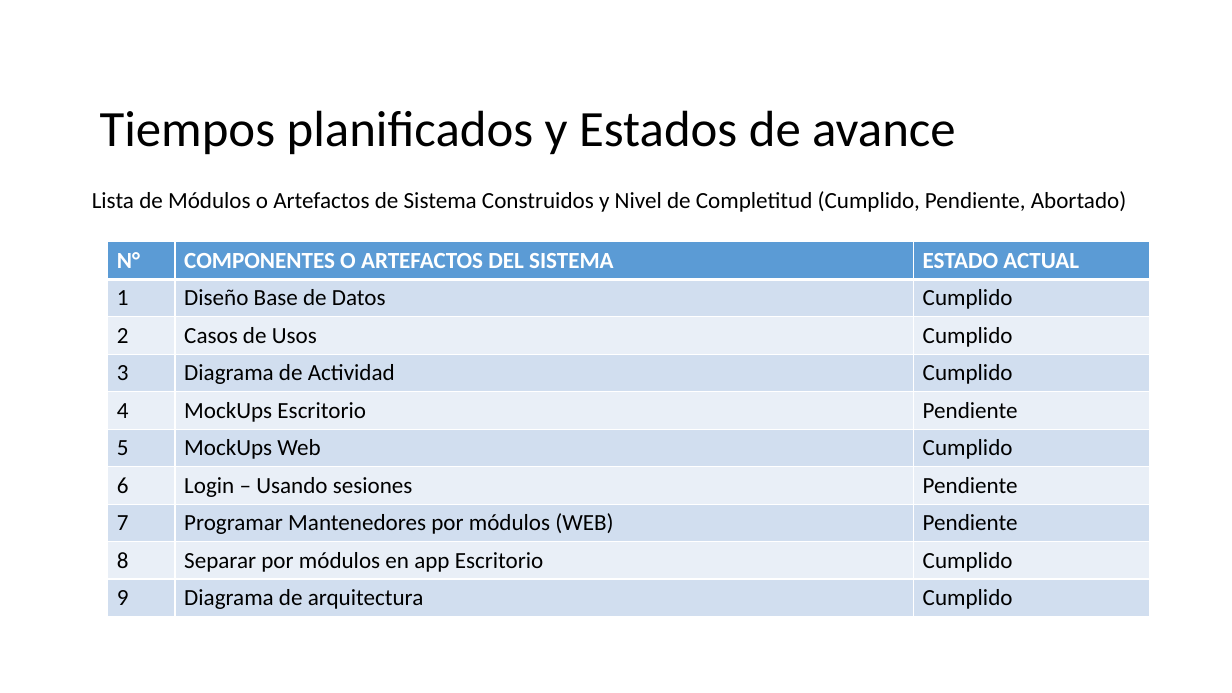
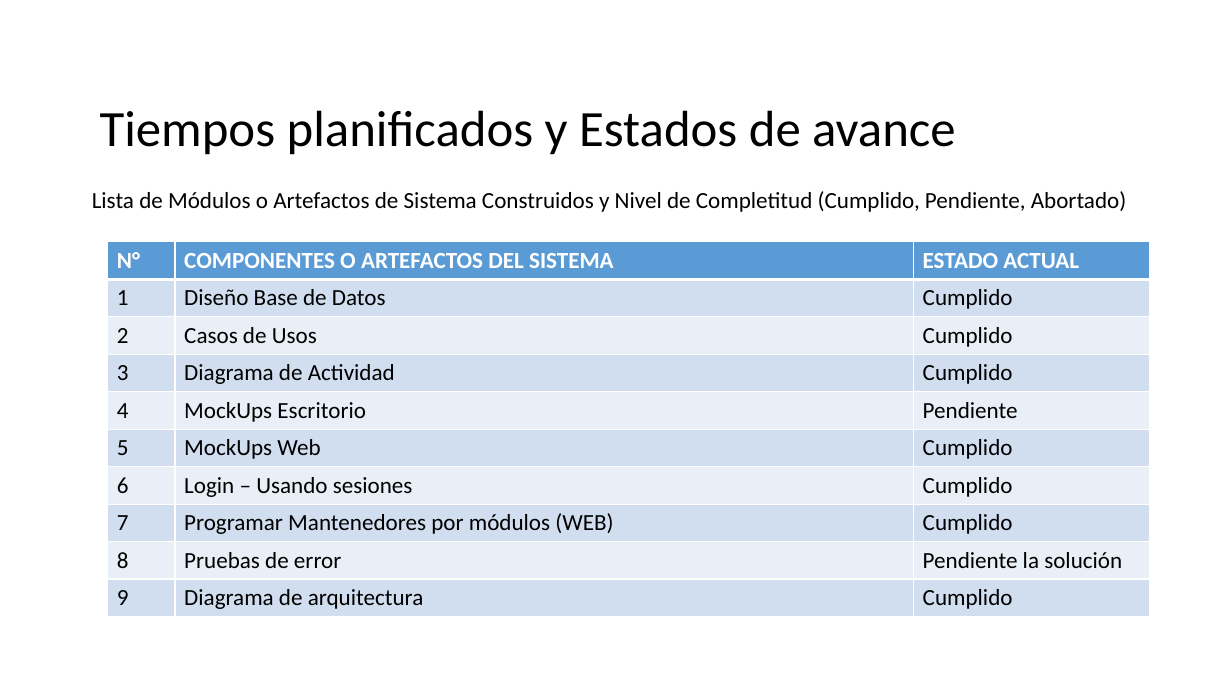
Before and after one commit to hugoaraya/Portafolio_2.0, a slide deck: slide 10 of Evidencias Documentales/Presentacion/Presentación-Portafolio-Proyecto_Hostal_2018 .pptx (slide 13 before the commit). Drawn at 1232x693 pixels with LibreOffice and Linux fonts; fonts in the diff are those of the drawing; background and template pictures are left out. Boxes give left, top, right and bottom in pixels: in the first picture for what was removed or moved away, otherwise in the second. Text is boxed around its words. In the diff, an @@ line names an element or a change of style, - is before the commit and + after.

Commit message:
PPT final

```diff
--- a/Evidencias Documentales/Presentacion/Presentación-Portafolio-Proyecto_Hostal_2018 .pptx
+++ b/Evidencias Documentales/Presentacion/Presentación-Portafolio-Proyecto_Hostal_2018 .pptx
@@ table at (108, 242, 1150, 617) @@
-row 7, column 3: Pendiente
+row 7, column 3: Cumplido
-row 8, column 3: Pendiente
+row 8, column 3: Cumplido
-row 9, column 2: Separar por módulos en app Escritorio
+row 9, column 2: Pruebas de error
-row 9, column 3: Cumplido
+row 9, column 3: Pendiente la solución
```
Also in this commit, not shown: 3 other slides changed, 3 slides added, 3 slides removed, 2 other files.
